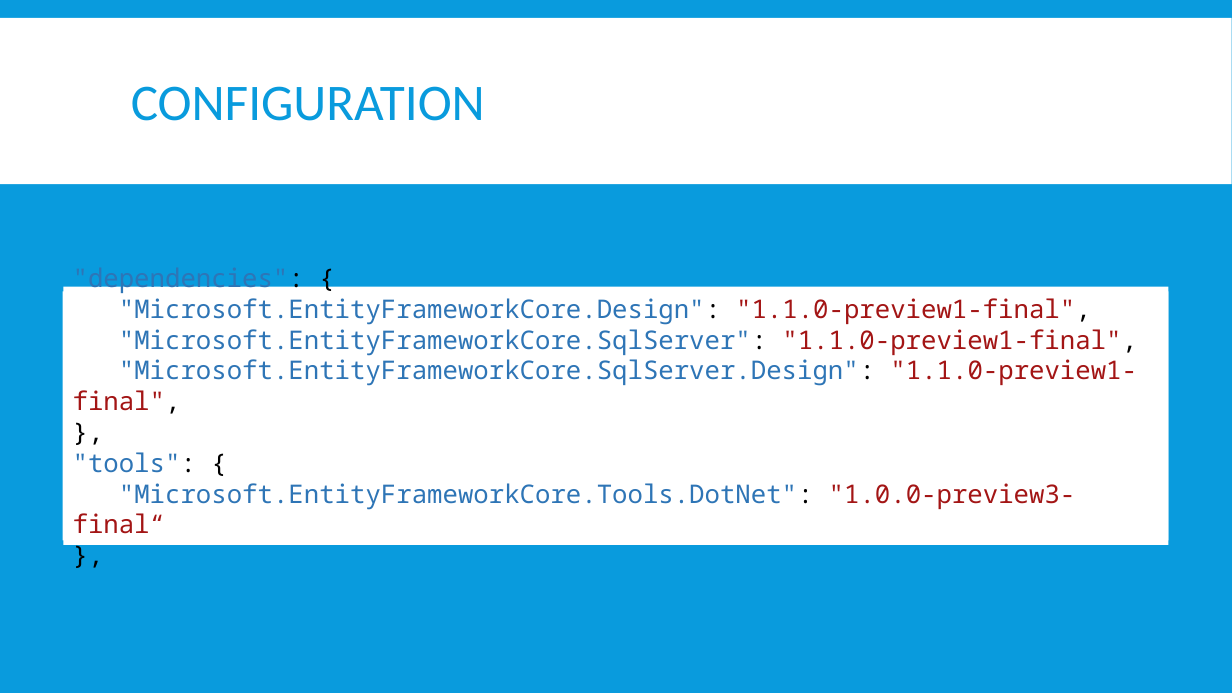
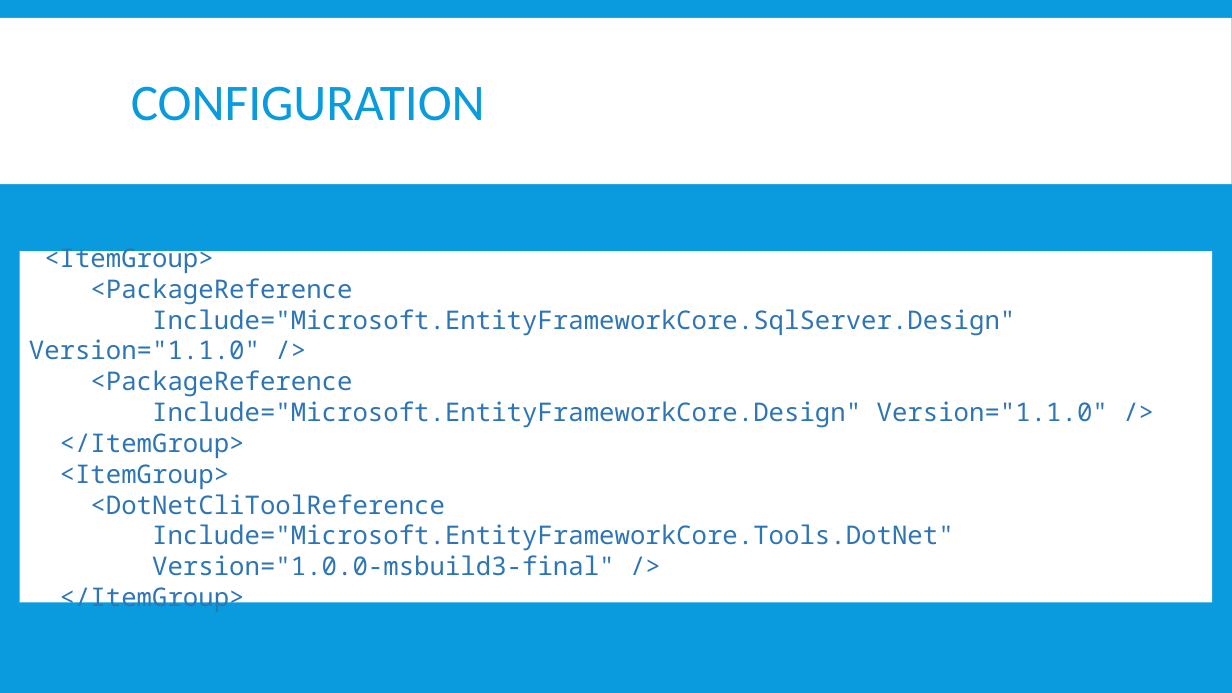
Before and after one commit to jwooley/EfCore, a slide deck: slide 3 of EfCoreGettingStarted.pptx. Drawn at 1232x693 pixels with LibreOffice and Linux fonts; fonts in the diff are those of the drawing. Boxes give left, top, right and bottom in pixels: in the first picture for what was removed or moved away, otherwise in the second. Text is boxed around its words. In the diff, an @@ line names an element or a change of style, - is before the commit and + after.

Commit message:
Update slide deck for VS 2017RC3 updates

```diff
--- a/EfCoreGettingStarted.pptx
+++ b/EfCoreGettingStarted.pptx
@@ rectangle "<ItemGroup>": place and size @@
-rectangle "<ItemGroup>" at bbox=[64, 287, 1169, 544]
+rectangle "<ItemGroup>" at bbox=[19, 251, 1213, 603]
@@ text in rectangle at bbox=[29, 243, 1108, 613]: text changed @@
-"dependencies": {
-"Microsoft.EntityFrameworkCore.Design": "1.1.0-preview1-final",
-"Microsoft.EntityFrameworkCore.SqlServer": "1.1.0-preview1-final",
-"Microsoft.EntityFrameworkCore.SqlServer.Design": "1.1.0-preview1-final",
-},
-"tools": {
-"Microsoft.EntityFrameworkCore.Tools.DotNet": "1.0.0-preview3-final“
-},
+<ItemGroup>
+<PackageReference
+Include="Microsoft.EntityFrameworkCore.SqlServer.Design" Version="1.1.0" />
+<PackageReference
+Include="Microsoft.EntityFrameworkCore.Design" Version="1.1.0" />
+</ItemGroup>
+<ItemGroup>
+<DotNetCliToolReference
+Include="Microsoft.EntityFrameworkCore.Tools.DotNet"
+Version="1.0.0-msbuild3-final" />
+</ItemGroup>
@@ text removed at bbox=[63, 287, 1169, 544] @@
-"dependencies": {
-"Microsoft.EntityFrameworkCore.Design": "1.0.0-preview2-final",
-"Microsoft.EntityFrameworkCore.SqlServer": "1.0.0",
-"Microsoft.EntityFrameworkCore.SqlServer.Design": "1.0.0",
-},
-"tools": {
-"Microsoft.EntityFrameworkCore.Tools": "1.0.0-preview2-final“
-},
```
Also in this commit, not shown: 2 other slides changed, 1 other file.
